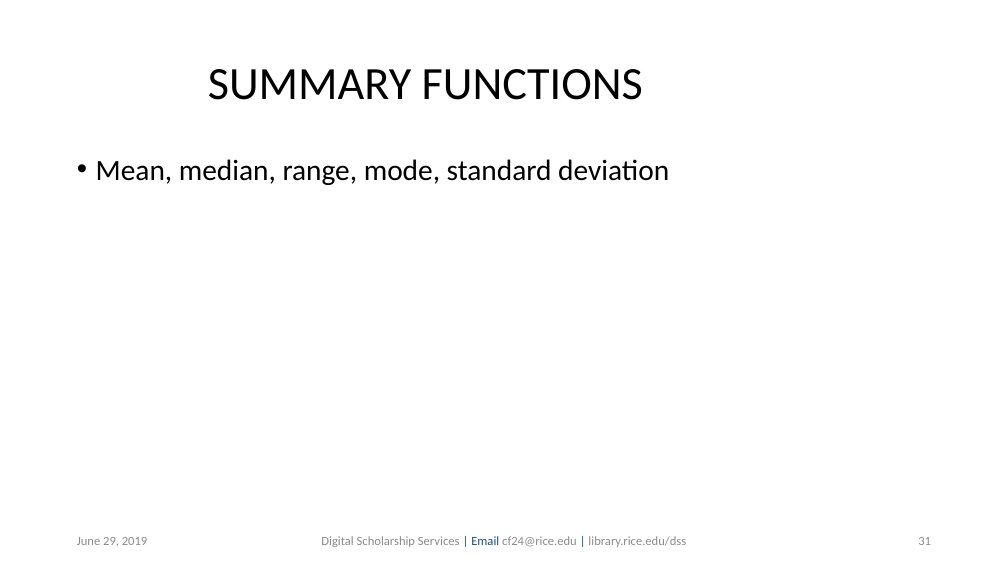
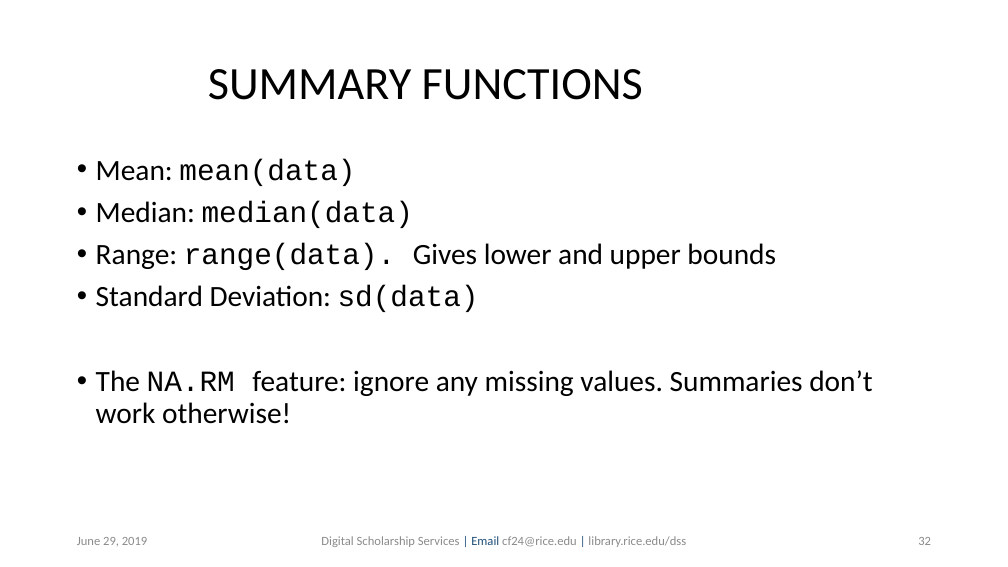
Before and after one commit to bakitybacon/rice-data-and-donuts, a slide deck: slide 32 of introR/Introduction to R.pptx (slide 31 before the commit). Drawn at 1008x567 pixels with LibreOffice and Linux fonts; fonts in the diff are those of the drawing; background and template pictures are left out. Boxes give left, top, right and bottom in pixels: in the first picture for what was removed or moved away, otherwise in the second. Text is boxed around its words. In the diff, an @@ line names an element or a change of style, - is before the commit and + after.

```diff
--- a/introR/Introduction to R.pptx
+++ b/introR/Introduction to R.pptx
@@ text at [96,159,872,424]: text changed @@
-• Mean, median, range, mode, standard deviation
+• Mean: mean(data)
+• Median: median(data)
+• Range: range(data). Gives lower and upper bounds
+• Standard Deviation: sd(data)
+• The NA.RM feature: ignore any missing values. Summaries don’t work otherwise!
```
Also in this commit, not shown: 16 other slides changed, 1 other file.
